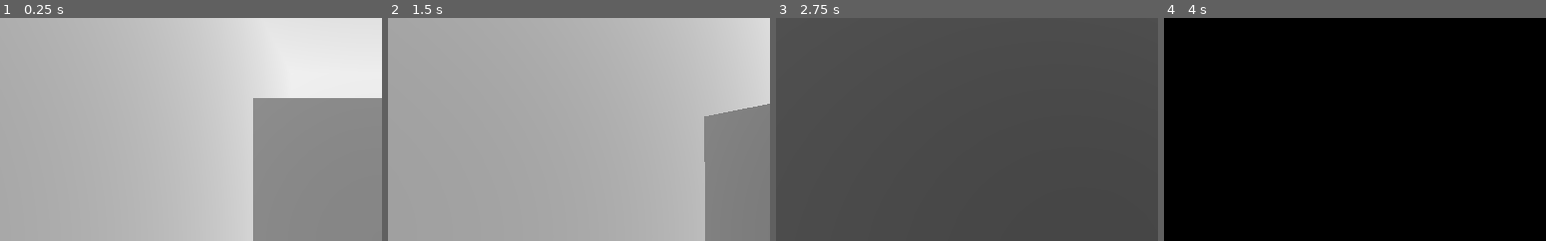
Above: before the commit, frames 1-4 (left to right).
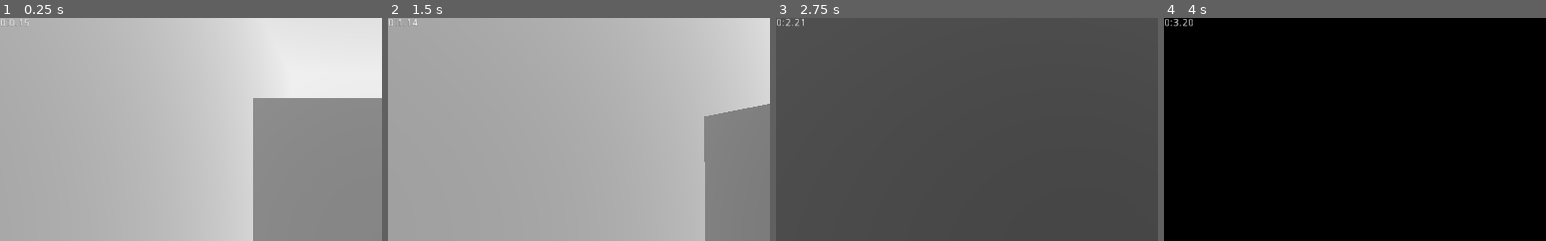
Above: after the commit, the same moments.

Repository: 4k437/dpg
Game: Godot game, scene res://World.tscn
Two runs of this game, one before a commit and one after it. Both use one fixed random seed, a clock stepped at 60 frames per second and the inputs below.
Inputs (mouse positions are % of the whole screen's width and height, from its top left):
- Up to frame 1 (0.25 s): no input
- Up to frame 2 (1.5 s): move the mouse to (55, 50) at 0.52 s; hold W (move_up) from 0.53 s (still down); right-click (55, 50) at 0.6 s; tap Space (move_jump) at 0.77 s; move the mouse to (45, 50) at 1.27 s; right-click (45, 50) at 1.35 s
- Up to frame 3 (2.75 s): keep holding W (move_up); tap Space (move_jump) at 1.52 s; move the mouse to (52, 48) at 2.02 s; right-click (52, 48) at 2.1 s
- Up to frame 4 (4 s): keep holding W (move_up); move the mouse to (49, 52) at 2.77 s; right-click (49, 52) at 2.85 s; tap Space (move_jump) at 3.02, 3.77 s; move the mouse to (57, 51) at 3.52 s; right-click (57, 51) at 3.6 s
The pictures show only the part of the screen within x 0-50%, y 0-50%; the shares and areas given below are measured in that part.

The runs differ from the first frame. In frame 1, less than 0.1% of the frame differs, in the area x 0-8%, y 0-4%; in frame 2, less than 0.1%; in frame 3, less than 0.1%; in frame 4, 0.1%.

Commit message:
timer ui

Diff:
--- a/World.tscn
+++ b/World.tscn
@@ -16,16 +16,16 @@
 fog_depth_end = 50.0
 fog_depth_curve = 0.189465
 
-[sub_resource type="CubeMesh" id=4]
+[sub_resource type="CubeMesh" id=2]
 resource_local_to_scene = true
 size = Vector3( 20, 2, 20 )
 
+[sub_resource type="BoxShape" id=3]
+extents = Vector3( 10, 1, 10 )
+
+[sub_resource type="CubeMesh" id=4]
+
 [sub_resource type="BoxShape" id=5]
-extents = Vector3( 10, 1, 10 )
-
-[sub_resource type="CubeMesh" id=6]
-
-[sub_resource type="BoxShape" id=7]
 
 [node name="World" type="Spatial"]
 
--- a/entities/exit.gd
+++ b/entities/exit.gd
@@ -1,4 +1,6 @@
 extends Area
+
+export var next_scene:PackedScene
 
 func _ready():
 	connect("body_entered", self, "body_entered")
@@ -6,3 +8,5 @@
 func body_entered(body):
 	if (Timekeeper.is_recording):
 		print(Timekeeper.current_time)
+		if (next_scene):
+			get_tree().change_scene_to(next_scene)
--- a/entities/player.tscn
+++ b/entities/player.tscn
@@ -1,11 +1,12 @@
-[gd_scene load_steps=4 format=2]
+[gd_scene load_steps=5 format=2]
 
 [ext_resource path="res://player.gd" type="Script" id=1]
+[ext_resource path="res://ui/current_time.gd" type="Script" id=2]
 
-[sub_resource type="CapsuleShape" id=2]
+[sub_resource type="CapsuleShape" id=1]
 radius = 0.5
 
-[sub_resource type="CapsuleMesh" id=3]
+[sub_resource type="CapsuleMesh" id=2]
 radius = 0.5
 
 [node name="player" type="KinematicBody"]
@@ -19,12 +20,27 @@
 
 [node name="collision_shape" type="CollisionShape" parent="."]
 transform = Transform( 1, 0, 0, 0, -4.37114e-08, -1, 0, 1, -4.37114e-08, 0, 1, 0 )
-shape = SubResource( 2 )
+shape = SubResource( 1 )
 
 [node name="mesh_instance" type="MeshInstance" parent="."]
 transform = Transform( 1, 0, 0, 0, -4.37114e-08, -1, 0, 1, -4.37114e-08, 0, 1, 0 )
-mesh = SubResource( 3 )
+mesh = SubResource( 2 )
 material/0 = null
 
 [node name="camera" type="Camera" parent="."]
 transform = Transform( 1, 0, 0, 0, 1, 0, 0, 0, 1, 0, 1.5, 0 )
+
+[node name="ui" type="Control" parent="."]
+margin_right = 40.0
+margin_bottom = 40.0
+__meta__ = {
+"_edit_use_anchors_": false
+}
+
+[node name="current_time" type="Label" parent="ui"]
+margin_right = 40.0
+margin_bottom = 14.0
+script = ExtResource( 2 )
+__meta__ = {
+"_edit_use_anchors_": false
+}
--- /dev/null
+++ b/ui/current_time.gd
@@ -0,0 +1,6 @@
+extends Label
+
+func _physics_process(delta: float) -> void:
+	var seconds = (Timekeeper.current_time / 60)
+	var minutes = (seconds / 60)
+	text = str(minutes % 60) + ":" + str(seconds % 60) + "." + str(Timekeeper.current_time % 60)
Not shown: 12 places in World.tscn that only renumber resources
